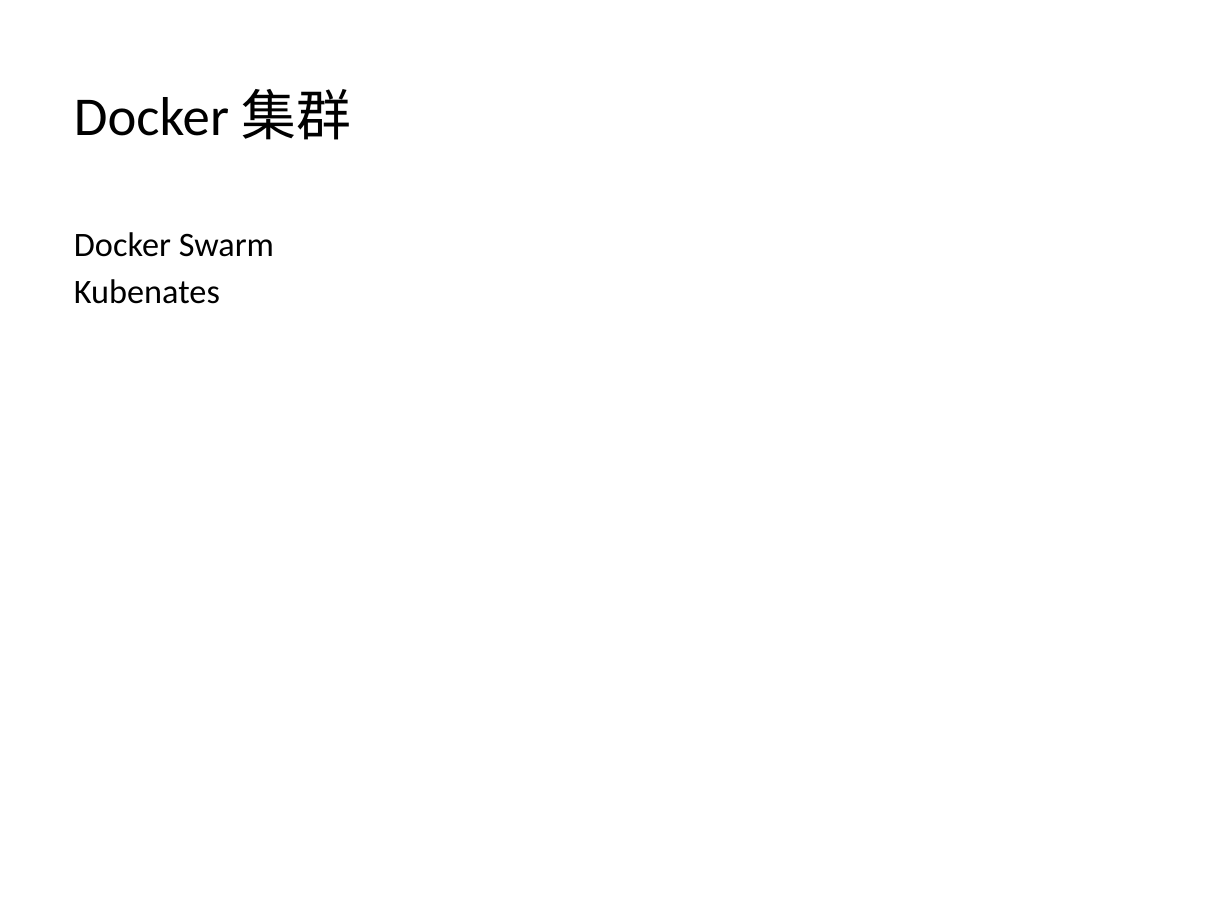
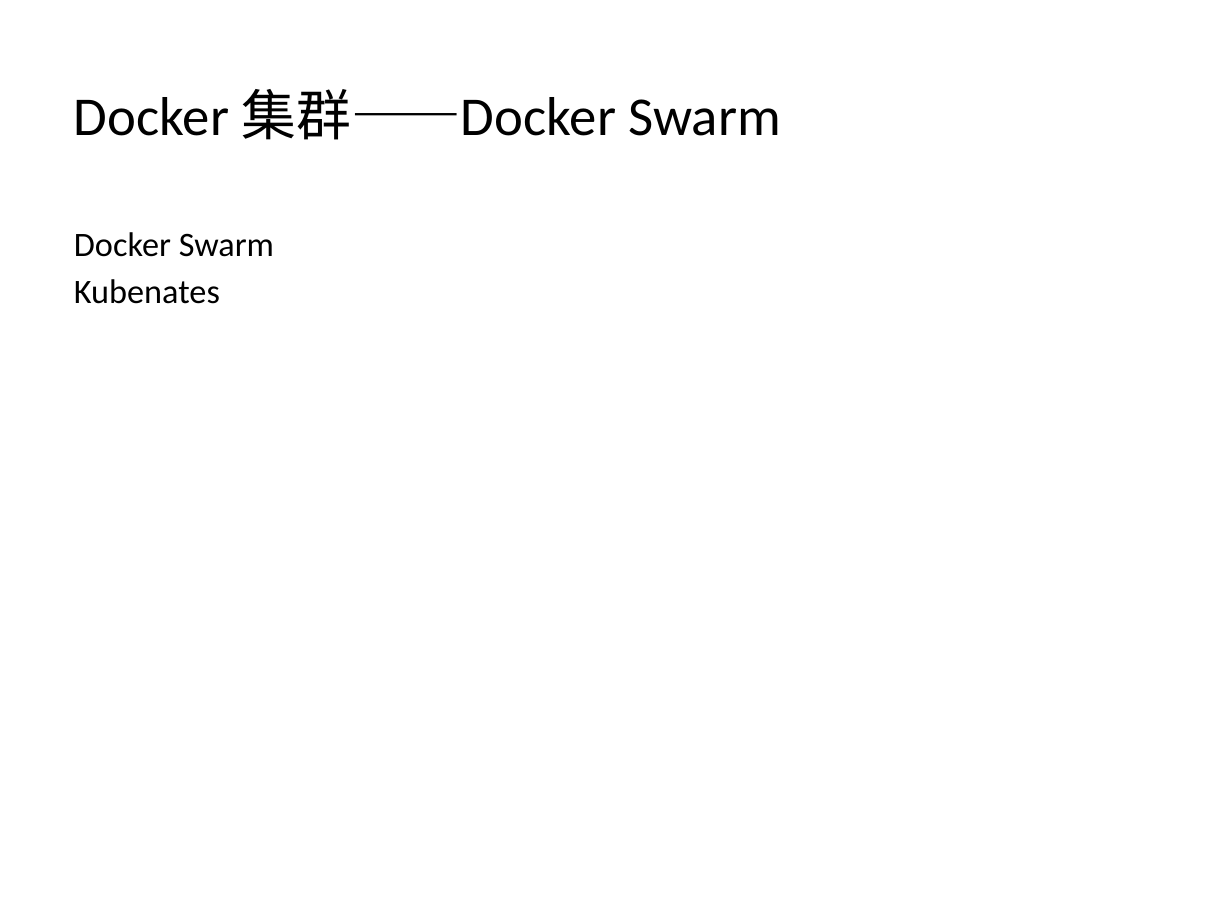
Before and after one commit to Yommmm/DesignPatterns, a slide deck: slide 15 of Docker基础与简单应用.pptx (slide 10 before the commit). Drawn at 1232x924 pixels with LibreOffice and Linux fonts; fonts in the diff are those of the drawing. Boxes give left, top, right and bottom in pixels: in the first picture for what was removed or moved away, otherwise in the second. Text is boxed around its words. In the diff, an @@ line names an element or a change of style, - is before the commit and + after.

```diff
--- a/Docker基础与简单应用.pptx
+++ b/Docker基础与简单应用.pptx
@@ title at (x1=74, y1=89, x2=780, y2=140): text changed @@
-Docker 集群
+Docker 集群——Docker Swarm
```
Also in this commit, not shown: 5 other slides changed, 7 slides added, 1 slide removed.
